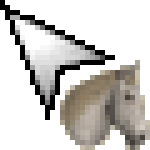
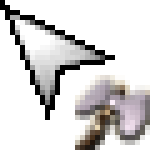
Layered file, before and after one edit (150px x 150px). Changes by layer:
hid "Layer 10" over [60, 60, 150, 150]
showed "Layer 2" over [75, 75, 150, 150]
